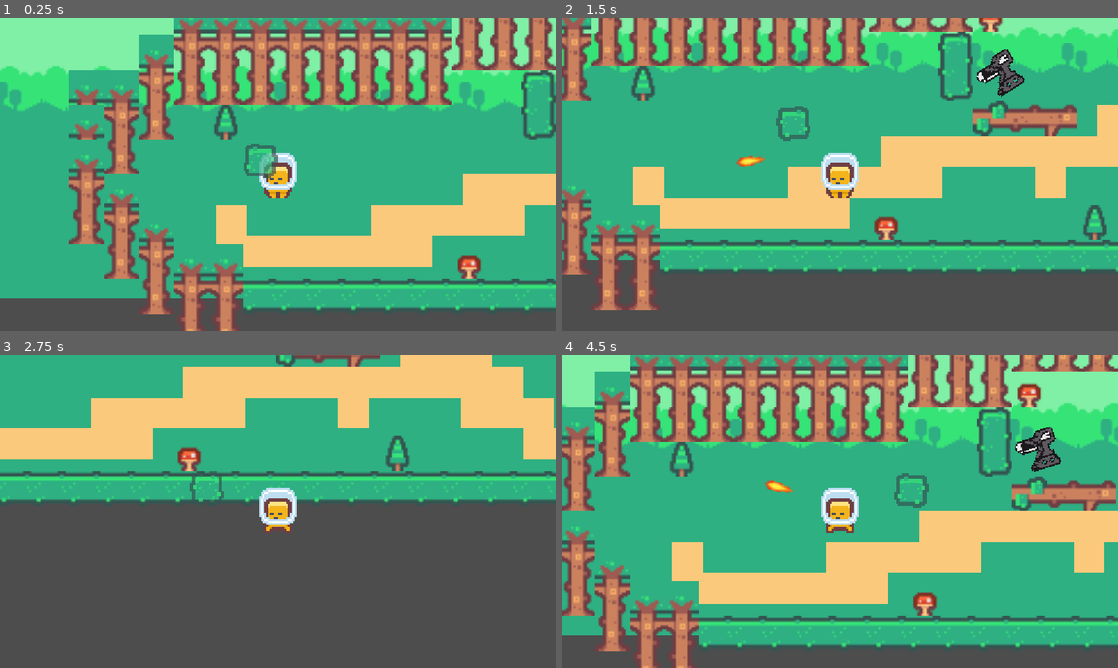
Above: before the commit, frames 1-4 (two rows, left to right).
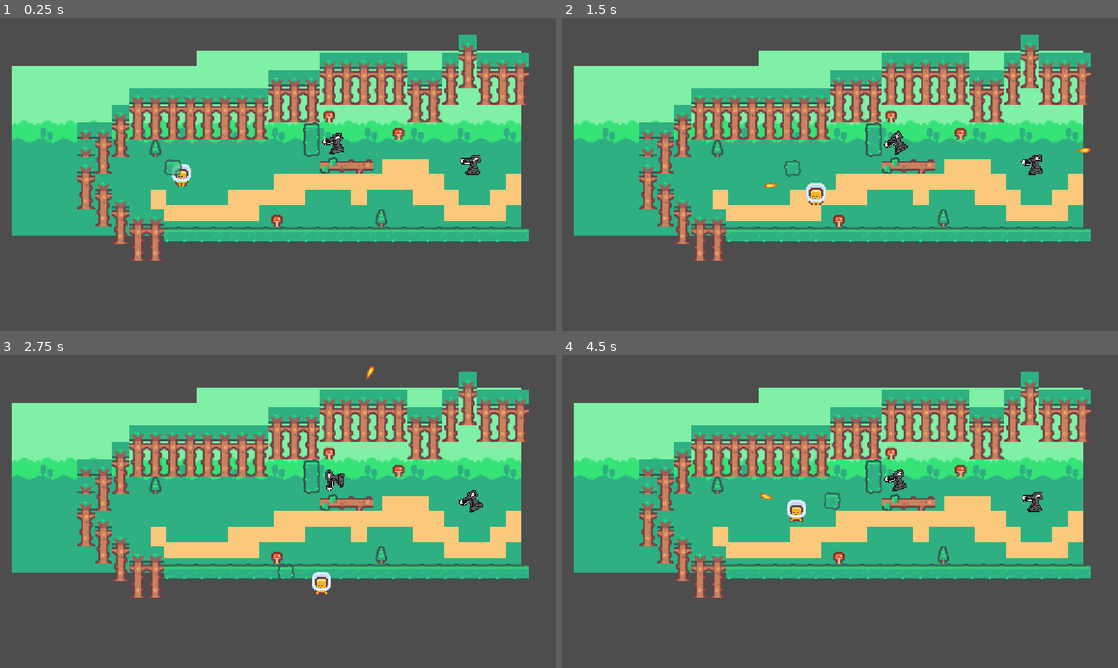
Above: after the commit, the same moments.

Repository: Silgnis/Game-Design-Project
Game: Godot game, scene res://Scenes/Main.tscn
The game is run twice, just before and just after one commit, with the same random seed, the same clock (stepped at 60 frames per second) and the same inputs.
Inputs (mouse positions are in pixels of both pictures, inside the frame that each line leads up to):
- Up to frame 1 (0.25 s): no input
- Up to frame 2 (1.5 s): move the mouse to (962, 158) at 0.52 s; hold Right (right) 0.53-1.28 s; click (962, 158) at 0.6 s; move the mouse to (728, 190) at 1.27 s; hold Down (down) from 1.28 s (still down); click (728, 190) at 1.35 s
- Up to frame 3 (2.75 s): move the mouse to (333, 442) at 2.02 s; release Down (down) at 2.03 s; hold Right (right) from 2.03 s (still down); click (333, 442) at 2.1 s
- Up to frame 4 (4.5 s): move the mouse to (812, 574) at 2.77 s; release Right (right) at 2.78 s; hold Up (up) 2.78-3.53 s; click (812, 574) at 2.85 s; move the mouse to (1006, 558) at 3.52 s; hold Left (left) from 3.53 s (still down); click (1006, 558) at 3.6 s; move the mouse to (673, 464) at 4.27 s; click (673, 464) at 4.35 s

The runs differ from the first frame. In frame 1, 74% of the frame differs, in the area x 0-100%, y 0-100%; in frame 2, 64%; in frame 3, 63%; in frame 4, 77%.

Commit message:
changed to static camera

Diff:
--- a/Scenes/Main.tscn
+++ b/Scenes/Main.tscn
@@ -260,6 +260,10 @@
 tile_map_data = PackedByteArray("AAD+/wMAAAARAAUAAAD//wMAAAASAAMAAAAAAAMAAAASAAMAAAABAAMAAAASAAMAAAACAAMAAAASAAMAAAADAA …(1888 unchanged characters)…
 tile_set = SubResource("TileSet_0qkij")
 
+[node name="Camera2D" type="Camera2D" parent="Tile set" unique_id=1644130234]
+offset = Vector2(100, 0)
+zoom = Vector2(2, 2)
+
 [node name="Player" parent="." unique_id=1400733540 instance=ExtResource("1_r150o")]
 
 [node name="Turret" parent="." unique_id=620192780 node_paths=PackedStringArray("target") instance=ExtResource("3_kln2b")]
--- a/Scenes/player.tscn
+++ b/Scenes/player.tscn
@@ -32,6 +32,3 @@
 texture_filter = 1
 sprite_frames = SubResource("SpriteFrames_qaa4w")
 frame_progress = 0.6595093
-
-[node name="Camera2D" type="Camera2D" parent="." unique_id=117143787]
-zoom = Vector2(4, 4)
--- a/Scripts/player.gd
+++ b/Scripts/player.gd
@@ -17,7 +17,7 @@
 	move_and_slide()
 
 func movement() -> void:
-	var direction = Input.get_vector("left","right","up","down")
+	var direction = Input.get_vector("left","right","up","down").normalized()
 
 	if direction != Vector2.ZERO:
 		velocity = direction * MOVE_SPEED
